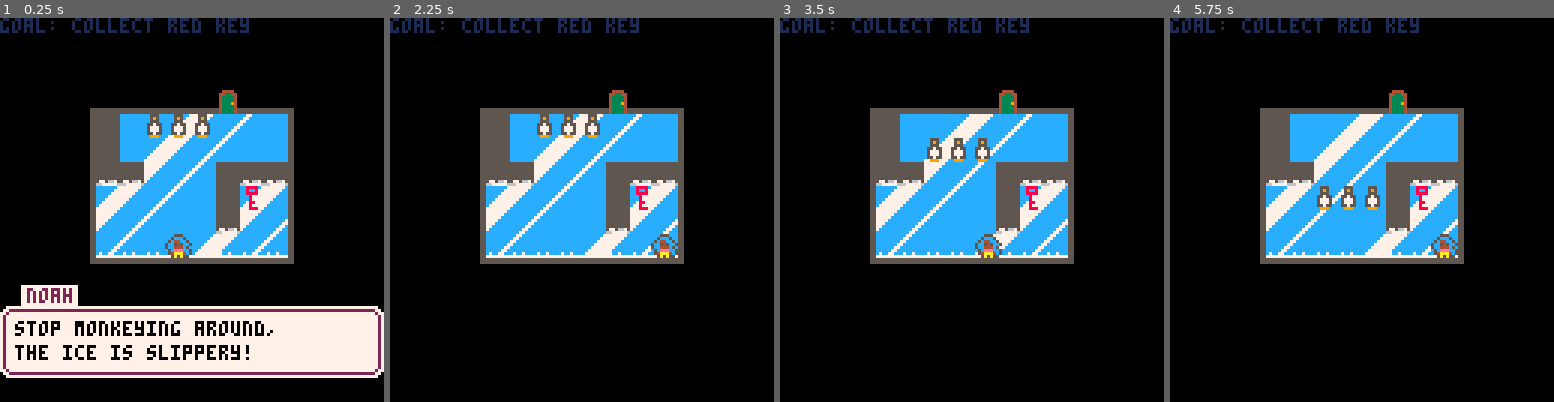
Above: before the commit, frames 1-4 (left to right).
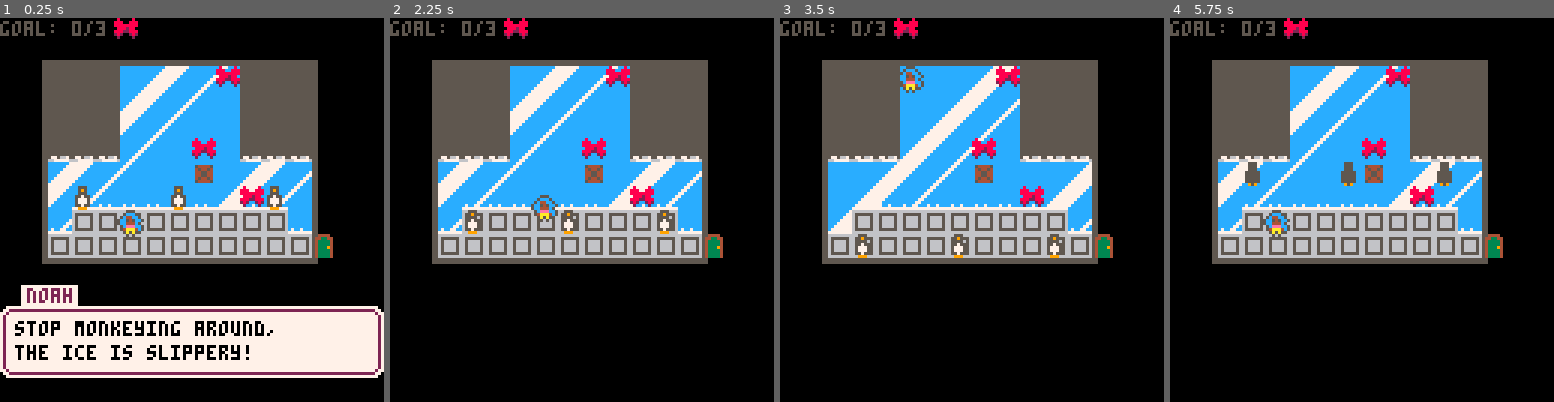
Above: after the commit, the same moments.

Repository: avalkyrie/zoo-game
Game: PICO-8 cartridge zoo.p8
Two runs of this game, one before a commit and one after it. Both use one fixed random seed, a clock stepped at 60 frames per second and the inputs below.
Inputs:
- Up to frame 1 (0.25 s): no input
- Up to frame 2 (2.25 s): tap X (X key) at 0.33, 1.07, 1.85 s; tap O (Z key) at 0.7, 1.7, 2.1 s; hold Right 1.6-2.1 s; hold Up from 2.15 s (still down)
- Up to frame 3 (3.5 s): release Up at 2.42 s; hold Right 2.47-3.03 s; tap O (Z key) at 2.5, 2.9, 3.3 s; tap X (X key) at 2.97 s; hold Left from 3.08 s (still down)
- Up to frame 4 (5.75 s): release Left at 3.58 s; hold Down 3.63-3.97 s; tap O (Z key) every 0.4 s from 3.7 to 5.7 s; hold Right 4.02-4.68 s; tap X (X key) at 4.08, 5.2 s; hold Up 4.73-5.03 s; hold Left 5.08-5.68 s; hold Down from 5.73 s (still down)

The runs differ from the first frame. In frame 1, 33% of the frame differs, in the area x 0-87%, y 0-65%; in frame 2, 33%; in frame 3, 34%; in frame 4, 33%.

Commit message:
Make a new tundra 2 level with a goal of teaching the player to manipulate blocks and put bow ties on penguins.

Diff:
--- a/zoo.p8
+++ b/zoo.p8
@@ -12,7 +12,7 @@
 keyitemphase = "keyitem"
 gamephase = "game"
 
-state={menu=game,lvl=3,phase=introphase}
+state={menu=game,lvl=4,phase=introphase}
 
 maprect = {} -- x, y, width, height, xdrawoffset, ydrawoffset
 
@@ -281,7 +281,7 @@
 		player.goalneededcount = 4
 		exit.x = 5
 		exit.y = 0
-		exit.sprite = index.oexit
+		exit.sprite = index.cexit
 		aa(sprites, index.tank, {4,1,6,1,8,2,1,4,4,5,8,7,3,8,7,10})
 		aa(sprites, index.bubble, {6,4,9,9})
 		aa(sprites, index.grad, {9,3,6,3,6,7,7,9})
@@ -314,20 +314,19 @@
 		dialog[introphase] = {{"noah", "stop monkeying around,","the ice is slippery!"}}
 		goal = "goal: collect red key"
 	elseif (state.lvl == 4) then
-		-- tundra 2
-		maprect = {8, 0, 8, 8, 4, 4}
-		player.x = 1
-		player.y = 3
+		-- tundra 2 - new level
+		maprect = {27, 0, 11, 8, 2, 2}
+		player.x = 4
+		player.y = 7
 		player.goalsprite = index.bow
 		player.goalneededcount = 3
-		exit.x = 6
-		exit.y = 9
-		exit.sprite = index.oexit
-		aa(sprites, index.bow, {2,4,4,2,6,1})
-		aa(blocks, index.block, {2,2,6,2})
-		aa(animals, index.dpenguin, {3,1,4,1,5,1})
-		animals[4][5] = index.bwhale
-		animals[3][5] = index.fwhale
+		exit.x = 12
+		exit.y = 8
+		exit.sprite = index.cexit
+		aa(sprites, index.bow, {8,1,7,4,9,6})
+		aa(blocks, index.block, {7,5})
+		aa(animals, index.dpenguin, {2,6,6,6,10,6})
+		dialog[introphase] = {{"noah", "stop monkeying around,","the ice is slippery!"}}
 	elseif (state.lvl == 5) then
 		-- tundra 3
 		maprect = {8, 0, 8, 8, 4, 4}
@@ -337,7 +336,7 @@
 		player.goalneededcount = 3
 		exit.x = 6
 		exit.y = 9
-		exit.sprite = index.oexit
+		exit.sprite = index.cexit
 		aa(sprites, index.bow, {2,4,4,2,6,1})
 		aa(blocks, index.block, {2,2,6,2})
 		aa(animals, index.dpenguin, {3,1,4,1,5,1})
@@ -742,7 +741,7 @@
 	end
 
 	-- ui
-	if (player.goalsprite) then
+	if (player.goalneededcount > 0) then
 		local goalstring = "goal: " .. player.goalcount .. "/" .. player.goalneededcount
 		print(goalstring, 0, 1)
 		spr(player.goalsprite, #goalstring * textwidth + 2, 0)
@@ -1241,6 +1240,14 @@
 			end
 		end
 	)
+
+	if (player.goalcount == player.goalneededcount) then
+		exit.sprite = index.oexit
+		state.phase = keyitemphase
+		dialogindex = 1
+
+		player.goalneededcount = 0
+	end
 end
 
 function iterateadjacent(f, x, y)
@@ -1886,14 +1893,14 @@
 0043438000810000000500010100000000a1a180000001000005010101000000050505050500000101010101808001010000434305050100008080808181010100000000000000000000000000000000000000000000008000000000000000000000000000000000000000000000000000000000000000000000000040400000
 0000000000000000000000000000000000000040404000000000000000000000000000404040000000000000000000000000004040400000000000000000000000000000000000000000000000000000000000000000000000000000000000000000000100000000000000000000000000000000000000000000000000000000
 __map__
-2d202020202020202c20202020202020000a0a0a000a0a0a0a0a0a0a00000000000000000000000000000000000000000000000000000000000000000000000000000000000000000000000000000000000000000000000000000000000000002929292929292929292929292929292936363616161616163616363636161636
-2d20202020202020202020202020202000000000000a0a0a0a0a0a0a00000000000000000000000000000000000000000000000000000000000000000000000000000000000000000000000000000000000000000000000000000000000000002929292929292929292929292929292936362836163636163636363616272716
-2c2c2020202d2c2c202020202020202000000000000a0a000a0a0a0a0a0a0000000000000000000000000000000000000000000000000000000000000000000000000000000000000000000000000000000000000000000000000000000000002929292929292929292929292929292916361616163616161616161616362716
-20202020202d2020202034343434343400000000000000000000000000000000000000000000000000000000000000000000000000000000000000000000000000000000000000000000000000000000000000000000000000000000000000002929292929292929292929292929292916162020201620202016202020161636
-20202020202c20202d2d02020202020200000000000000000000000000000000000000000000000000000000000000000000000000000000000000000000000000000000000000000000000000000000000000000000000000000000000000002929292929292929292929292929292916163636201620202016202020163636
-34343434343434342d2d020202020202000a0a0a0a0a00000000000000000000000000000000000000000000000000000000000000000000000000000000000000000000000000000000000000000000000000000000000000000000002f00002929292929292929292929292929292936363620161620362016201620161616
-2c2c2c2c2c2c2c2c363602022836271600000000000000000000000000000000000000000000000000000000000000000000000000000000000000000000000000000000000000000000000000000000000000000000000000000000003e00002929292929292929292929292929292916362016161620362016203620271636
-000000000000000036363627363628270000000000000a0a0a0a0a0a00000000000000000000000000000000000000000000000000000000000000000000000000000000000000000000000000000000000000000000000000000000000000002929292929292929292929292929292916162016281620162036201620163636
+2d202020202020202c20202020202020000a0a0a000a0a0a0a0a002d2d2d20202020202d2d2d000000000000000000000000000000000000000000000000000000000000000000000000000000000000000000000000000000000000000000002929292929292929292929292929292936363616161616163616363636161636
+2d20202020202020202020202020202000000000000a0a0a0a0a002d2d2d20202020202d2d2d000000000000000000000000000000000000000000000000000000000000000000000000000000000000000000000000000000000000000000002929292929292929292929292929292936362836163636163636363616272716
+2c2c2020202d2c2c202020202020202000000000000a0a000a0a002d2d2d20202020202d2d2d040000000000000000000000000000000000000000000000000000000000000000000000000000000000000000000000000000000000000000002929292929292929292929292929292916361616163616161616161616362716
+20202020202d2020202034343434343400000000000000000000002c2c2c20202020202c2c2c040000000000000000000000000000000000000000000000000000000000000000000000000000000000000000000000000000000000000000002929292929292929292929292929292916162020201620202016202020161636
+20202020202c20202d2d02020202020200000000000000000000002020202020202020202020040000000000000000000000000000000000000000000000000000000000000000000000000000000000000000000000000000000000000000002929292929292929292929292929292916163636201620202016202020163636
+34343434343434342d2d020202020202000a0a0a0a0a00000000002034343434343434343420000000000000000000000000000000000000000000000000000000000000000000000000000000000000000000000000000000000000002f00002929292929292929292929292929292936363620161620362016201620161616
+2c2c2c2c2c2c2c2c363602022836271600000000000000000000003405050505050505050534000000000000000000000000000000000000000000000000000000000000000000000000000000000000000000000000000000000000003e00002929292929292929292929292929292916362016161620362016203620271636
+000000000000000036363627363628270000000000000a0a0a0a000505050505050505050505000000000000000000000000000000000000000000000000000000000000000000000000000000000000000000000000000000000000000000002929292929292929292929292929292916162016281620162036201620163636
 1014101412101014101014141410101012101012101010100000000000000000000000000000000000000000000000000000000000000000000000000000000000000000000000000000000000000000000000000000000000000000000000002929292929292929292929292929292916162020201620202036202020363636
 1410141412131313101010141414101012101012101010100000000000000000000000000000000000000000000000000000000000000000000000000000000000000000000000000000000000000000000000000000000000000000000000002929292929292929292929292929292916163636363636361636361616163636
 1012141012101010141210141410141012101010101012140000000000000000000000000000000000000000000000000000000000000000000000000000000000000000000000000000000000000000000000000000000000000000000000002929292929292929292929292929292936160606060606060606060606163636
